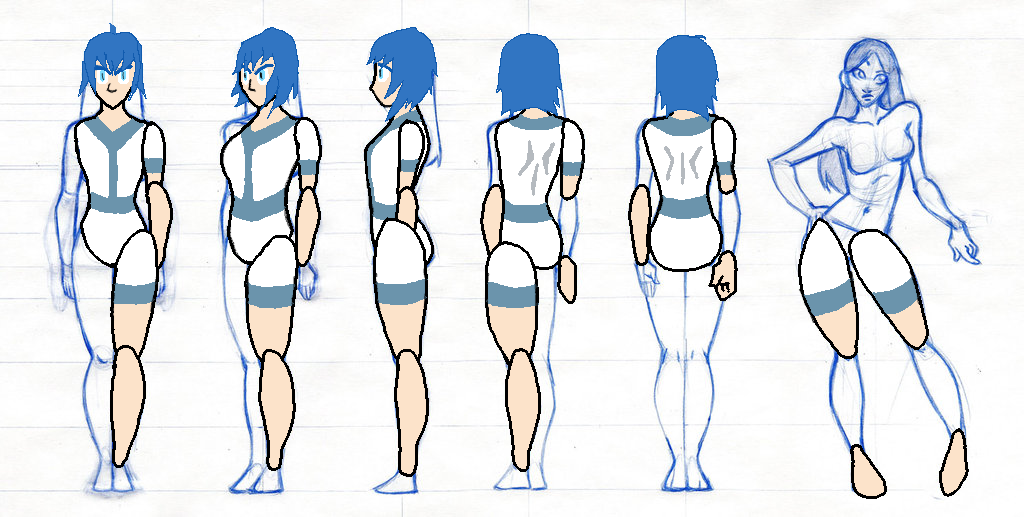
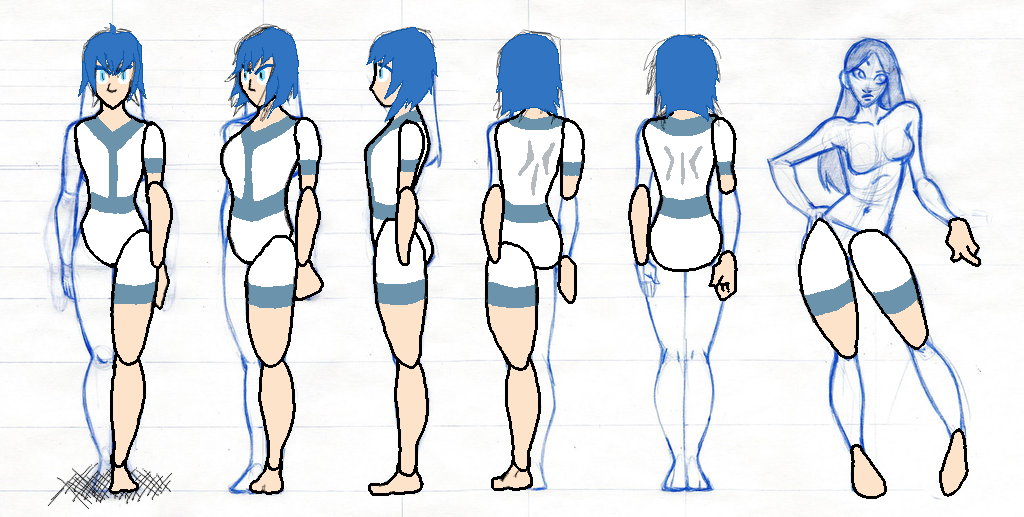
The second (1024, 517) image is a revision of the first. Changes to its layers:
showed "hair" over bbox(43, 19, 723, 173)
moved "lower-arm" above "upper-leg" over bbox(149, 219, 502, 304)
moved "upper-leg" above "lower-leg" over bbox(117, 219, 529, 371)
added layer "hands" above "feet" over bbox(149, 217, 981, 310)
added layer "feet" above "upper-arm" over bbox(108, 454, 533, 496)
added layer "shadows" above "female-reference-drawing.jpg" over bbox(47, 462, 173, 510)
